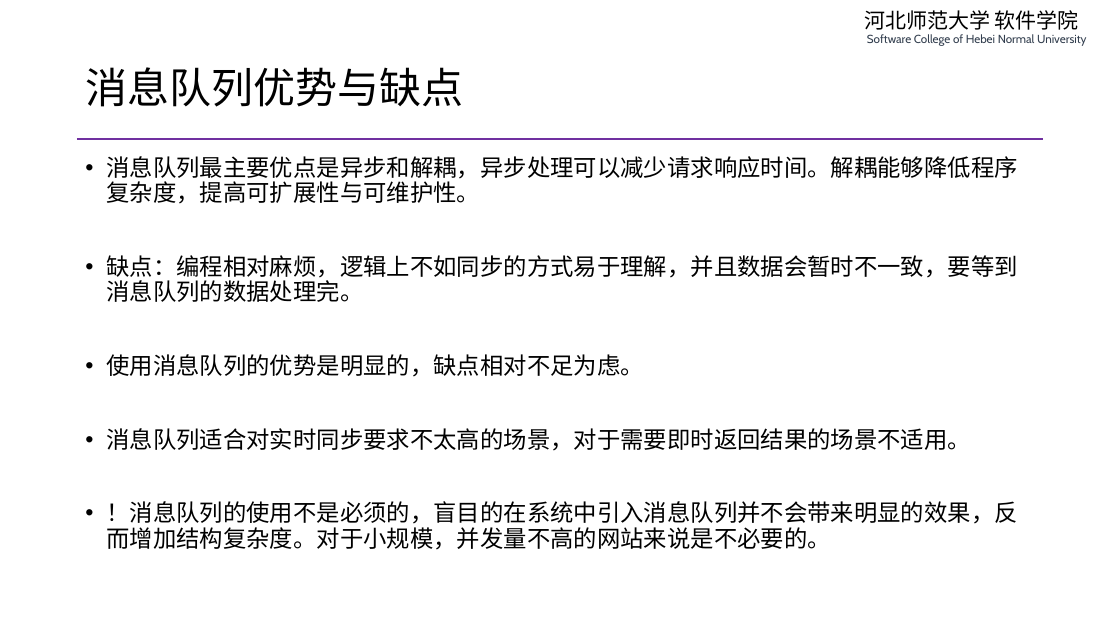
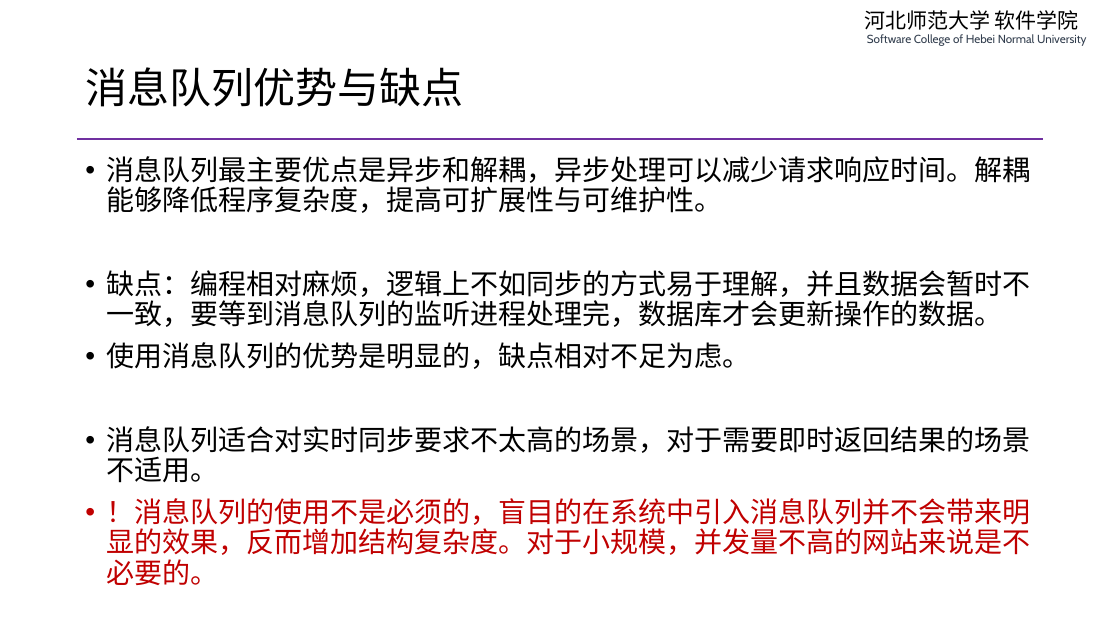
Before and after one commit to edu2act/course-php-serverside-development-on-linux, a slide deck: slide 6 of materials/slides/ch07-message-queue.pptx. Drawn at 1120x630 pixels with LibreOffice and Linux fonts; fonts in the diff are those of the drawing. Boxes give left, top, right and bottom in pixels: in the first picture for what was removed or moved away, otherwise in the second. Text is boxed around its words. In the diff, an @@ line names an element or a change of style, - is before the commit and + after.

```diff
--- a/materials/slides/ch07-message-queue.pptx
+++ b/materials/slides/ch07-message-queue.pptx
@@ text at <box>106,156,1030,585</box>: size 20 to 24 pt in "消息队列最主要优点是异步和解耦，异步处理可以减少请求响应时间。解耦能够降低程序复杂度，提高可扩展性与可维护性。", "使用消息队列的优势是明显的，缺点相对不足为虑。", "消息队列适合对实时同步要求不太高的场景，对于需要即时返回结果的场景不适用。", "！消息队列的使用不是必须的，盲目的在系统中引入消息队列并不会带来明显的效果，反而增加结构复杂度。对于小规模，并发量不高的 ..."; text colour #000000 to #C00000 in "！消息队列的使用不是必须的，盲目的在系统中引入消息队列并不会带来明显的效果，反而增加结构复杂度。对于小规模，并发量不高的 ..." @@
@@ text at <box>106,270,1030,327</box>: text changed; size 20 to 24 pt @@
-• 缺点：编程相对麻烦，逻辑上不如同步的方式易于理解，并且数据会暂时不一致，要等到消息队列的数据处理完。
+• 缺点：编程相对麻烦，逻辑上不如同步的方式易于理解，并且数据会暂时不一致，要等到消息队列的监听进程处理完，数据库才会更新操作的数据。
```
Also in this commit, not shown: 17 other slides changed, 1 slide added, 1 other file.
